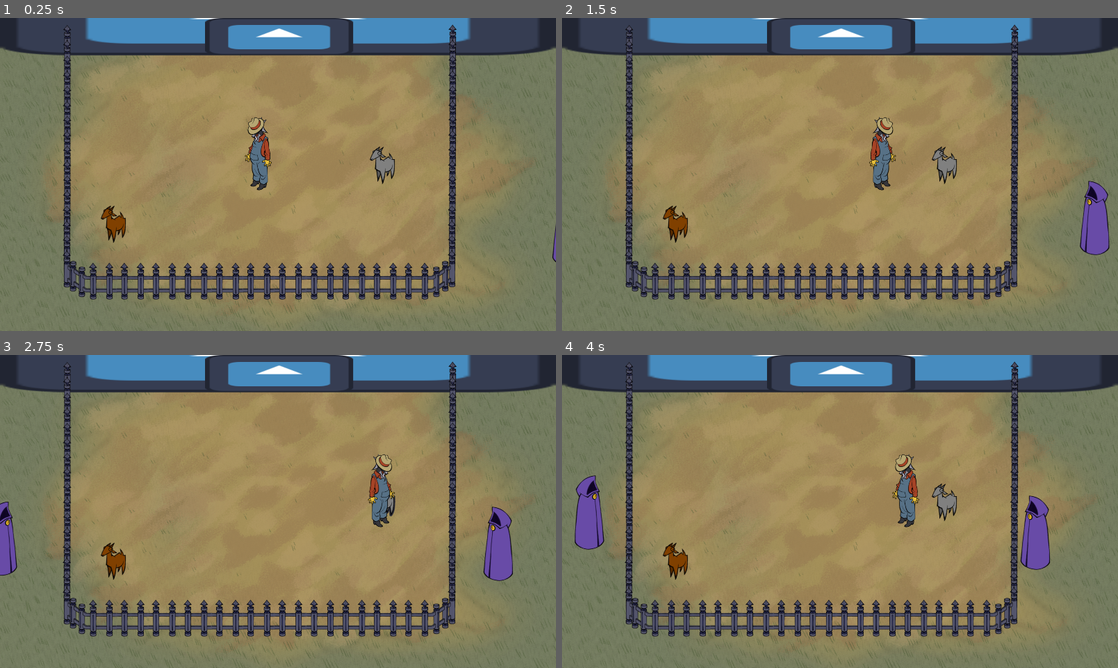
Above: before the commit, frames 1-4 (two rows, left to right).
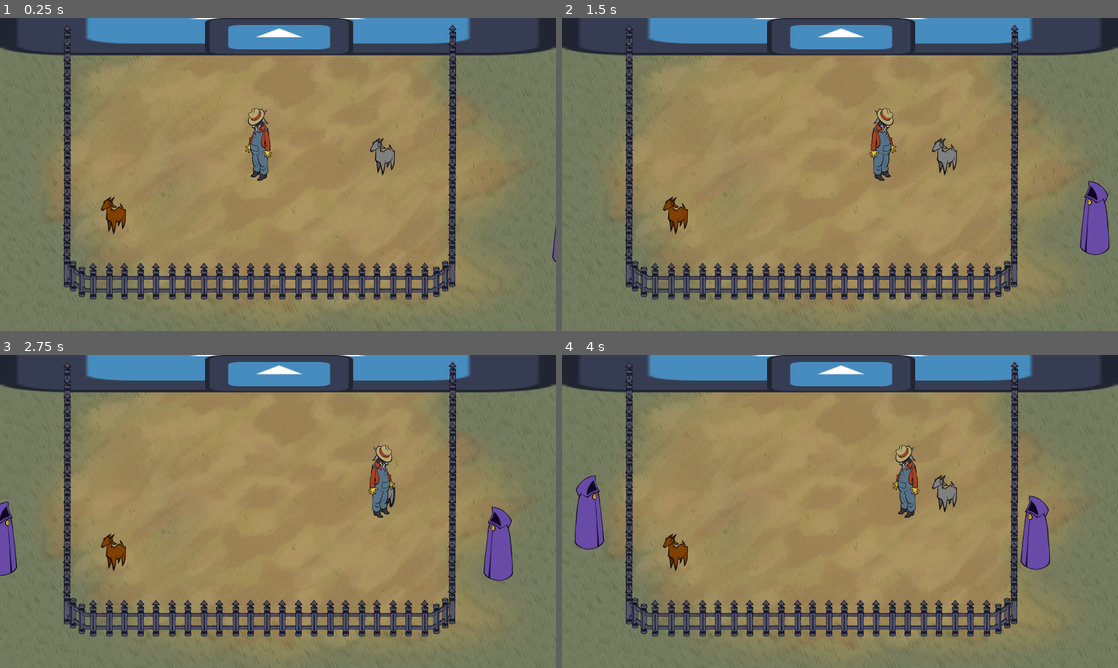
Above: after the commit, the same moments.

Repository: jadicodes/goat-game
Game: Godot game, scene res://farm/farm.tscn
The game is run twice, just before and just after one commit, with the same random seed, the same clock (stepped at 60 frames per second) and the same inputs. The engine's default icon, where the game draws it, is replaced by a stand-in: a white triangle on a blue panel in a dark square.
Inputs (mouse positions are in pixels of both pictures, inside the frame that each line leads up to):
- Up to frame 1 (0.25 s): no input
- Up to frame 2 (1.5 s): tap Enter at 0.5 s; move the mouse to (962, 158) at 0.52 s; hold D (move_right) 0.53-1.25 s; hold E (interact) 0.53-1.25 s; click (962, 158) at 0.67 s; drag from (728, 190) to (812, 237) at 1.27 s
- Up to frame 3 (2.75 s): move the mouse to (333, 442) at 2.02 s; hold D (move_right) from 2.03 s (still down); tap Alt at 2.1 s
- Up to frame 4 (4 s): release D (move_right) at 2.75 s; drag from (812, 574) to (673, 464) at 2.77 s; move the mouse to (1006, 558) at 3.52 s; hold A (move_left) from 3.53 s (still down); hold E (interact) from 3.53 s (still down)

The runs differ from the first frame. In frame 1, 1.4% of the frame differs, in the area x 18-71%, y 28-72%; in frame 2, 1.3%; in frame 3, 1.0%; in frame 4, 1.4%.

Commit message:
Fix y-sort amongst goats, fences, and farmer

Diff:
--- a/project/farm/farm.tscn
+++ b/project/farm/farm.tscn
@@ -24,21 +24,27 @@
 [node name="Barn" parent="." instance=ExtResource("1_ukrf4")]
 
 [node name="Farmer" parent="." instance=ExtResource("1_at1a1")]
+y_sort_enabled = true
 position = Vector2(892, 532)
 
 [node name="Shopper" parent="." instance=ExtResource("4_72csm")]
+y_sort_enabled = true
 position = Vector2(1982, 736)
 
 [node name="Shopper2" parent="." instance=ExtResource("4_72csm")]
+y_sort_enabled = true
 position = Vector2(-182, 832)
 
 [node name="Goats" type="Node2D" parent="."]
+y_sort_enabled = true
 
 [node name="Goat1" parent="Goats" instance=ExtResource("2_qnc1y")]
+y_sort_enabled = true
 position = Vector2(390, 712)
 _coat_alleles = Vector2i(1, 1)
 
 [node name="Goat2" parent="Goats" instance=ExtResource("2_qnc1y")]
+y_sort_enabled = true
 position = Vector2(1319, 509)
 _coat_alleles = Vector2i(0, 2)
 
--- a/project/farm/fence.tscn
+++ b/project/farm/fence.tscn
@@ -15,58 +15,71 @@
 collision_layer = 9
 
 [node name="FenceFront" type="Sprite2D" parent="."]
-position = Vector2(351, 908)
+position = Vector2(322, 972)
 texture = ExtResource("1_uuj8f")
+offset = Vector2(29, -64)
 
 [node name="FenceDiagonal" type="Sprite2D" parent="."]
-position = Vector2(266, 901)
+position = Vector2(247, 956)
 rotation = -3.14159
 scale = Vector2(1, -1)
 texture = ExtResource("2_83sj1")
+offset = Vector2(-19, -55)
 
 [node name="FenceFront2" type="Sprite2D" parent="."]
-position = Vector2(459, 908)
+position = Vector2(322, 972)
 texture = ExtResource("1_uuj8f")
+offset = Vector2(137, -64)
 
 [node name="FenceFront3" type="Sprite2D" parent="."]
-position = Vector2(568, 908)
+position = Vector2(322, 972)
 texture = ExtResource("1_uuj8f")
+offset = Vector2(246, -64)
 
 [node name="FenceFront4" type="Sprite2D" parent="."]
-position = Vector2(678, 908)
+position = Vector2(322, 972)
 texture = ExtResource("1_uuj8f")
+offset = Vector2(356, -64)
 
 [node name="FenceFront5" type="Sprite2D" parent="."]
-position = Vector2(787, 908)
+position = Vector2(322, 972)
 texture = ExtResource("1_uuj8f")
+offset = Vector2(465, -64)
 
 [node name="FenceFront6" type="Sprite2D" parent="."]
-position = Vector2(895, 908)
+position = Vector2(322, 972)
 texture = ExtResource("1_uuj8f")
+offset = Vector2(573, -64)
 
 [node name="FenceFront7" type="Sprite2D" parent="."]
-position = Vector2(1004, 908)
+position = Vector2(322, 972)
 texture = ExtResource("1_uuj8f")
+offset = Vector2(682, -64)
 
 [node name="FenceFront8" type="Sprite2D" parent="."]
-position = Vector2(1114, 908)
+position = Vector2(322, 972)
 texture = ExtResource("1_uuj8f")
+offset = Vector2(792, -64)
 
 [node name="FenceFront9" type="Sprite2D" parent="."]
-position = Vector2(1223, 908)
+position = Vector2(322, 972)
 texture = ExtResource("1_uuj8f")
+offset = Vector2(901, -64)
 
 [node name="FenceFront10" type="Sprite2D" parent="."]
-position = Vector2(1331, 908)
+position = Vector2(322, 972)
 texture = ExtResource("1_uuj8f")
+offset = Vector2(1009, -64)
 
 [node name="FenceFront11" type="Sprite2D" parent="."]
-position = Vector2(1440, 908)
+position = Vector2(322, 972)
 texture = ExtResource("1_uuj8f")
+offset = Vector2(1118, -64)
 
 [node name="FenceDiagonal2" type="Sprite2D" parent="."]
-position = Vector2(1524, 901)
+position = Vector2(247, 956)
 texture = ExtResource("2_83sj1")
+offset = Vector2(1277, -55)
 
 [node name="FenceSide" type="Sprite2D" parent="."]
 position = Vector2(1561, 839)
--- a/project/farmer/farmer.tscn
+++ b/project/farmer/farmer.tscn
@@ -13,21 +13,21 @@
 script = ExtResource("1_7h16g")
 
 [node name="DirectionalSprite2D" type="Sprite2D" parent="."]
-position = Vector2(0, -64)
+position = Vector2(5.96046e-08, -7.62939e-06)
 scale = Vector2(0.995026, 0.987494)
 texture = ExtResource("2_7h16g")
+offset = Vector2(1.005, -97.2158)
 script = ExtResource("2_vm3ej")
 _sprite_front = ExtResource("2_7h16g")
 _sprite_back = ExtResource("4_d38dk")
 metadata/_custom_type_script = "uid://d20spc7xxot7"
 
 [node name="CollisionShape2D" type="CollisionShape2D" parent="."]
-position = Vector2(-1, 32)
 shape = SubResource("CircleShape2D_7h16g")
 
 [node name="HitCast" type="RayCast2D" parent="."]
 unique_name_in_owner = true
-position = Vector2(0, -64)
+position = Vector2(1, -96)
 target_position = Vector2(148, 0)
 collision_mask = 4
 hit_from_inside = true
--- a/project/goat/goat.tscn
+++ b/project/goat/goat.tscn
@@ -32,6 +32,7 @@
 unique_name_in_owner = true
 material = SubResource("ShaderMaterial_l80ky")
 texture = ExtResource("4_xcji4")
+offset = Vector2(0, -30)
 script = ExtResource("2_d2nyf")
 _sprite_front = ExtResource("4_xcji4")
 _sprite_back = ExtResource("4_rf04r")
@@ -39,7 +40,7 @@
 metadata/_custom_type_script = "uid://d20spc7xxot7"
 
 [node name="CollisionShape2D" type="CollisionShape2D" parent="."]
-position = Vector2(0, -1)
+position = Vector2(0, -31)
 shape = SubResource("CircleShape2D_whs48")
 
 [node name="StateMachine" type="Node" parent="."]
